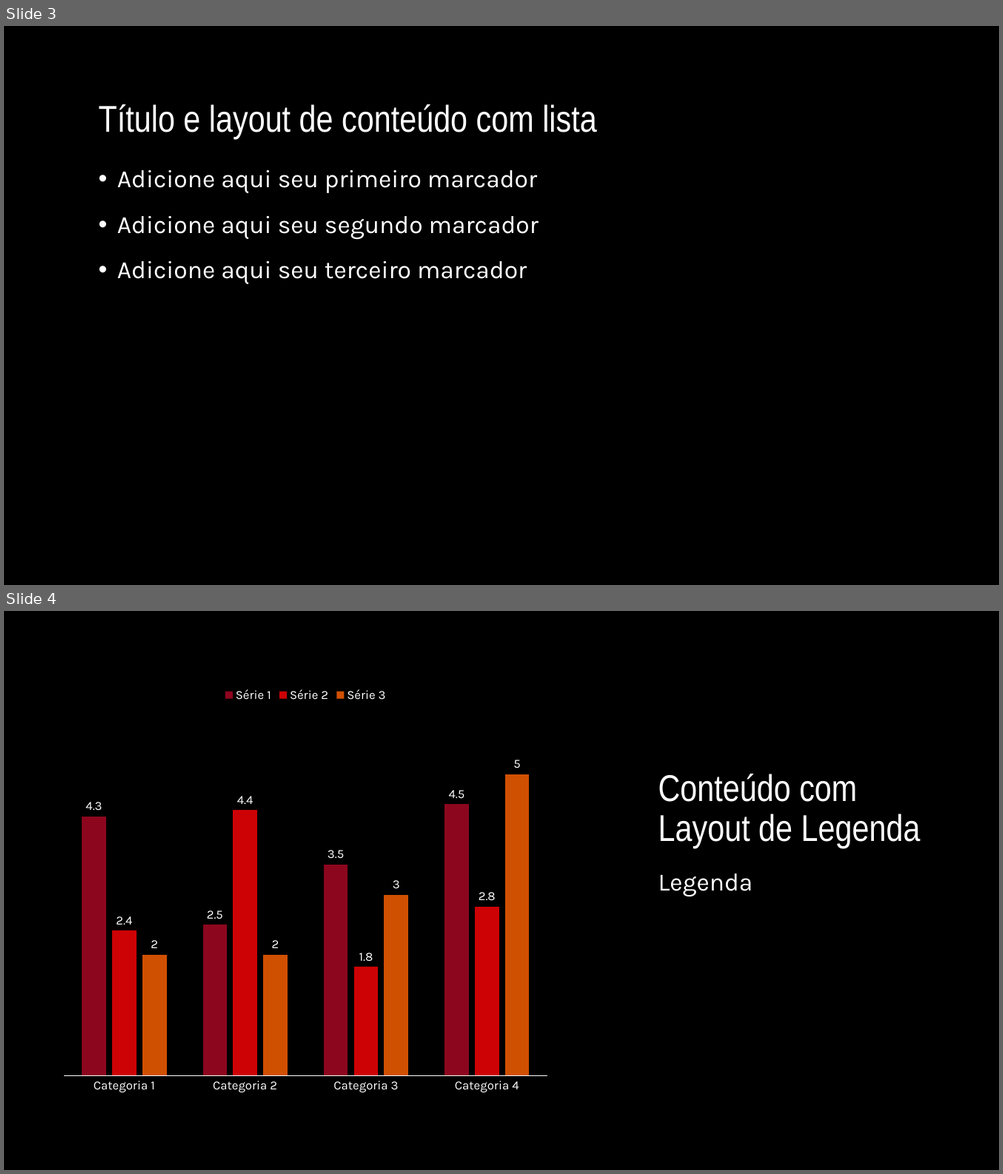
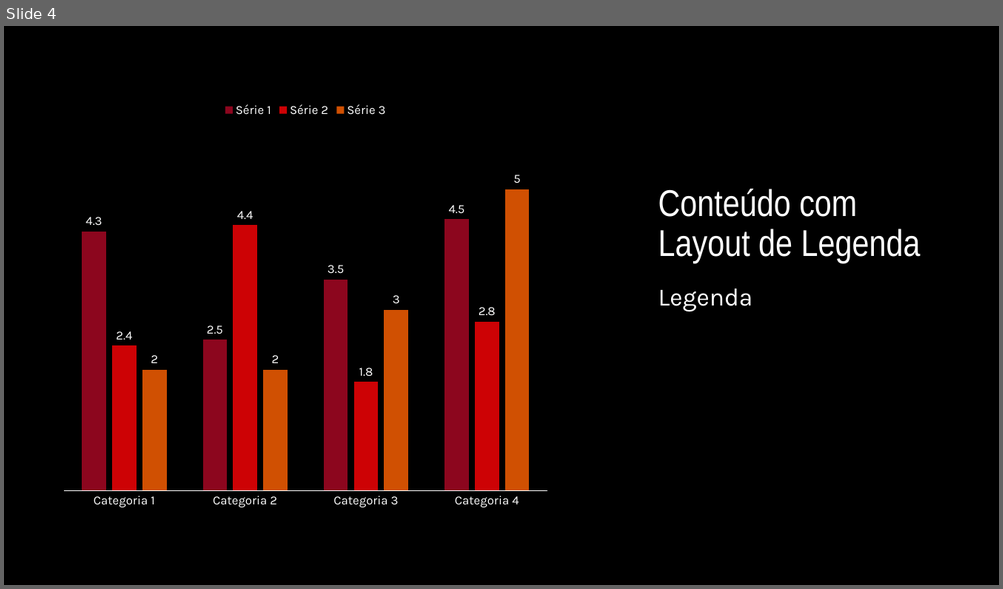
Before and after one commit to MiguelMolina777/ProjetoIndividualBasquete, a slide deck: BASKA’s CLUB.pptx. Shown one above the other, each under a label of ours: slides 3 and 4 before the commit, slide 4 after it. The pictures are 1003x1174 and 1003x589 pixels, drawn with LibreOffice and Linux fonts; fonts in the diff are those of the drawing; background and template pictures are left out. Boxes give left, top, right and bottom in pixels: in the first picture for what was removed or moved away, otherwise in the second. Text is boxed around its words. In the diff, an @@ line names an element or a change of style, - is before the commit and + after.

```diff
--- a/BASKA’s CLUB.pptx
+++ b/BASKA’s CLUB.pptx
@@ slide 3 removed at (4,26,999,585), background picture (left out) @@
@@ title removed at (99,104,596,139) @@
-Título e layout de conteúdo com lista
@@ text removed at (117,170,538,284) @@
-• Adicione aqui seu primeiro marcador
-• Adicione aqui seu segundo marcador
-• Adicione aqui seu terceiro marcador
```
Also in this commit, not shown: 2 slides changed, 2 slides added, 1 other slide removed, 9 other files.
